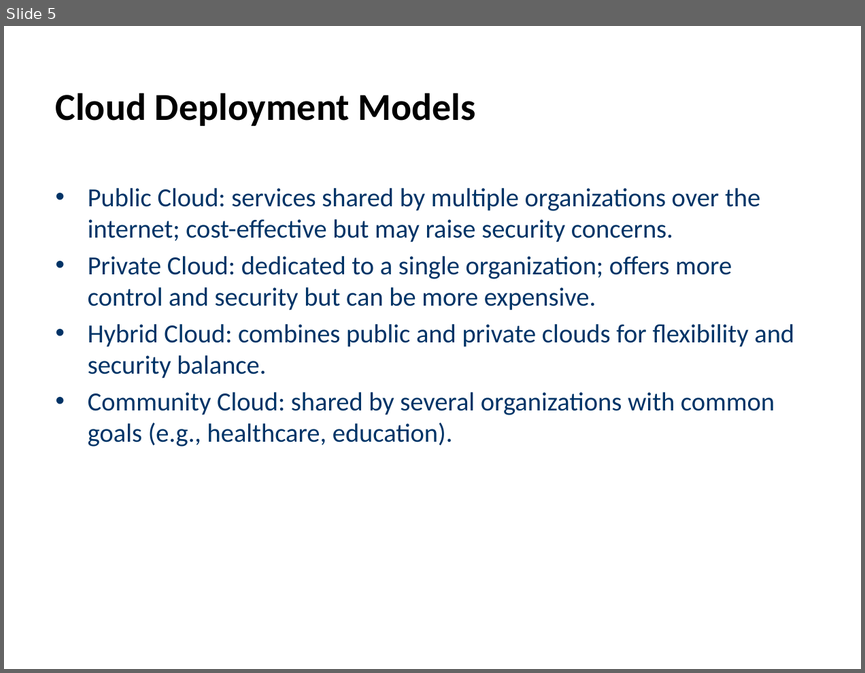
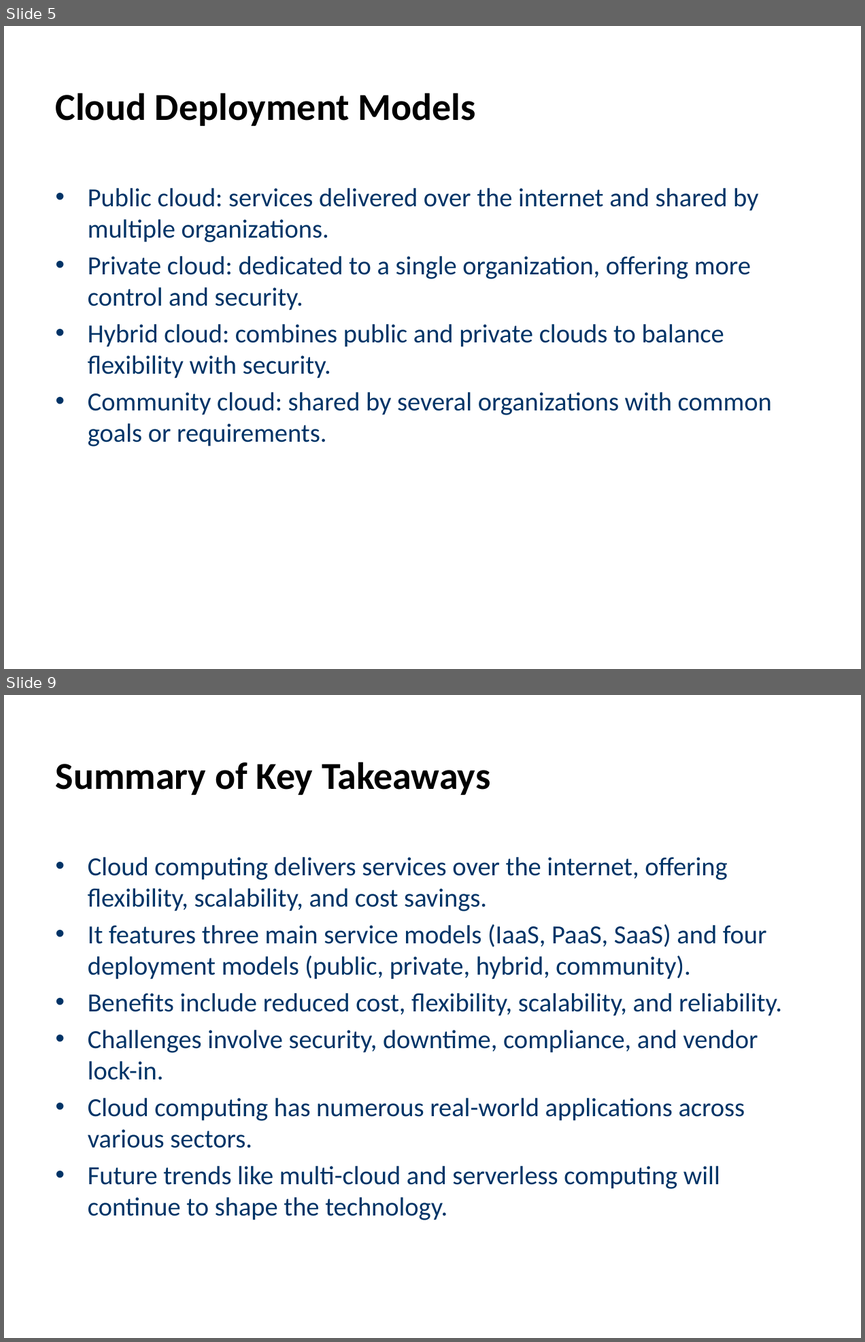
Before and after one commit to CodeByMonil/Lecture-Notes-Processor, a slide deck: outputs/slides/Monil_cc-lecture.pptx. Shown one above the other, each under a label of ours: slide 5 before the commit, slides 5 and 9 after it; the slides between them are not shown. The pictures are 865x673 and 865x1342 pixels, drawn with LibreOffice and Linux fonts; fonts in the diff are those of the drawing. Boxes give left, top, right and bottom in pixels: in the first picture for what was removed or moved away, otherwise in the second. Text is boxed around its words. In the diff, an @@ line names an element or a change of style, - is before the commit and + after.

```diff
--- a/outputs/slides/Monil_cc-lecture.pptx
+++ b/outputs/slides/Monil_cc-lecture.pptx
@@ slide 9 added at (x1=4, y1=695, x2=861, y2=1338), background #FFFFFF @@
@@ title added at (x1=56, y1=762, x2=490, y2=795), 32 pt, text #000000, bold @@
+Summary of Key Takeaways
@@ text added at (x1=88, y1=857, x2=782, y2=1220), 22 pt, text #003366 @@
+• Cloud computing delivers services over the internet, offering flexibility, scalability, and cost savings.
+• It features three main service models (IaaS, PaaS, SaaS) and four deployment models (public, private, hybrid, community).
+• Benefits include reduced cost, flexibility, scalability, and reliability.
+• Challenges involve security, downtime, compliance, and vendor lock-in.
+• Cloud computing has numerous real-world applications across various sectors.
+• Future trends like multi-cloud and serverless computing will continue to shape the technology.
@@ slide 5 changed as well @@
@@ text at (x1=88, y1=188, x2=772, y2=446): text changed @@
-• Public Cloud: services shared by multiple organizations over the internet; cost-effective but may raise security concerns.
-• Private Cloud: dedicated to a single organization; offers more control and security but can be more expensive.
-• Hybrid Cloud: combines public and private clouds for flexibility and security balance.
-• Community Cloud: shared by several organizations with common goals (e.g., healthcare, education).
+• Public cloud: services delivered over the internet and shared by multiple organizations.
+• Private cloud: dedicated to a single organization, offering more control and security.
+• Hybrid cloud: combines public and private clouds to balance flexibility with security.
+• Community cloud: shared by several organizations with common goals or requirements.
```
Also in this commit, not shown: 6 other slides changed, 1 other slide added, 1 slide removed, 19 other files.
